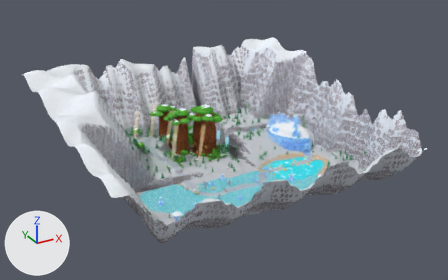
What one commit did to the Blender file tracks-src/snowy_summit.blend.
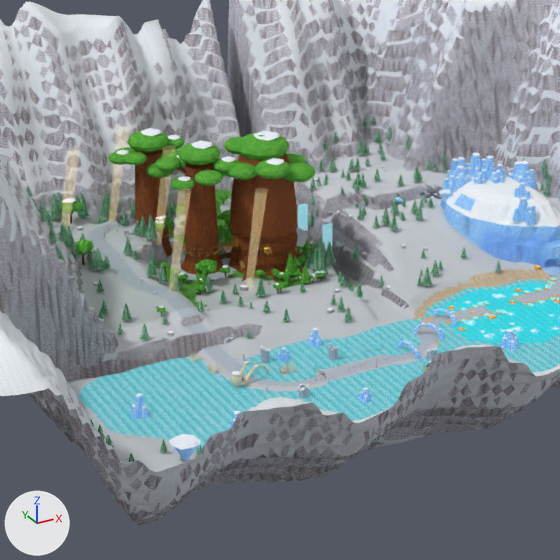
Old and new are each drawn whole from a 50 mm camera at (-909.0, -1740.0, 968.0) aimed at (30.0, -33.0, 115.0) and again close up on the part from 25% to 69% of the width and 21% to 91% of the height. The axes (+X, +Y, +Z) are drawn at lower left. The lights are the same throughout. The last two pictures show the newer version.

Before the edit, the objects in view are built like this:
```python
ob_bridges_visual__1_1 = bpy.data.objects.new('Bridges visual -1 1', me_prop_flag_pole_4_015)
ob_bridges_visual__1_1.location = (-78.0, 169.0, 44.0)
ob_crown_36_125 = bpy.data.objects.new('Crown 36 125', me_crown_36_125)
ob_crown_36_125.location = (0.0, 0.0, 0.0)
ob_crown__40_151 = bpy.data.objects.new('Crown -40 151', me_crown__40_151)
ob_crown__40_151.location = (0.0, 0.0, 0.0)
ob_crown__78_223 = bpy.data.objects.new('Crown -78 223', me_crown__78_223)
ob_crown__78_223.location = (0.0, 0.0, 0.0)
ob_giant_tree__78_223 = bpy.data.objects.new('Giant Tree -78 223', me_giant_tree__78_223)
ob_giant_tree__78_223.location = (0.0, 0.0, 0.0)
ob_great_tree_trunk = bpy.data.objects.new('Great Tree Trunk', me_great_tree_trunk)
ob_great_tree_trunk.location = (0.0, 0.0, 0.0)
ob_pines_visual_1_0 = bpy.data.objects.new('Pines visual 1 0', me_prop_pine_3_11_snow_038)
ob_pines_visual_1_0.location = (207.0, 11.0, 23.0)
ob_pines_visual_1_0.rotation_euler = (0.0, 0.0, 4.636)  # degrees (0, 0, 266)
ob_pines_visual_1_0.scale = (1.05, 1.05, 1.05)
ob_ruins_both__1__1 = bpy.data.objects.new('Ruins both -1 -1', me_prop_tusk_gate_36_15)
ob_ruins_both__1__1.location = (-114.0, -132.0, -1.0)
ob_ruins_both__1__1.rotation_euler = (0.0, 0.0, 0.467)  # degrees (0, 0, 27)
# also in view: 'Forest visual -1 0' at (-84.0, 91.0, 34.0); 'Caves visual 2 0' at (360.0, 75.0, 62.0); 'Land' at (0.0, 0.0, 149.0); 'Hot Springs' at (261.0, -142.0, 0.0); 'Forest visual -2 0' at (-218.0, 97.0, 77.0)
```
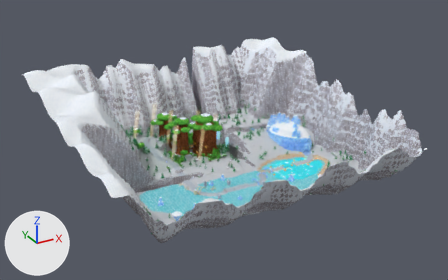
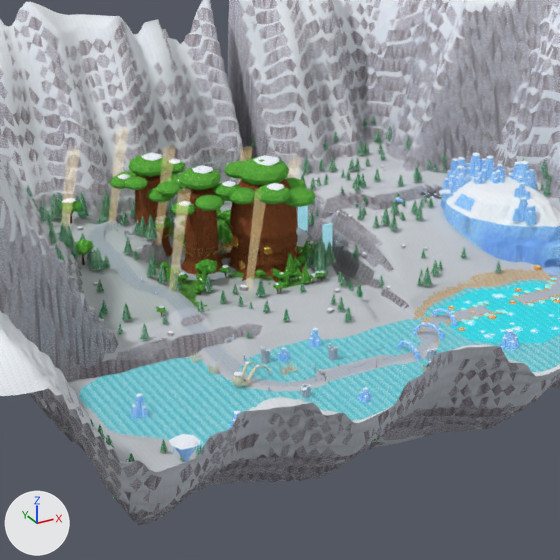
Pixel boxes (x1, y1, x2, y2) of what changed, in the close-ups (560 x 560 px; the box of a moved part takes in the faces that stretch with it):
'Crown -40 151', moved
    before: (155, 141, 240, 190)
    after: (156, 165, 240, 215)
'Great Tree Trunk', reshaped (26% shorter)
    before: (230, 153, 298, 253)
    after: (230, 179, 297, 253)
'Crown -78 223', moved
    before: (108, 128, 185, 178)
    after: (109, 153, 185, 202)
'Crown 36 125', deleted (green)
    before: (218, 131, 316, 182)
    faces in mat_kp_thawed_canopy: (218, 132, 316, 182)
    faces in mat_kp_sunny_snow: (237, 131, 284, 165)
'Crown 35 125', added (green)
    after: (219, 155, 316, 207)
    faces in mat_kp_thawed_canopy: (219, 157, 316, 207)
    faces in mat_kp_sunny_snow: (236, 155, 284, 190)
'Giant Tree -78 223', reshaped (23% shorter)
    before: (134, 149, 175, 257)
    after: (134, 174, 175, 257)
'Ruins both -1 -1', moved, turned
    before: (189, 334, 338, 387)
    after: (189, 335, 338, 387)
part 1 of me_great_tree_trunk, moved or reshaped
    before: (230, 153, 297, 235)
    after: (230, 179, 297, 235)
part 2 of me_giant_tree__78_223, moved or reshaped
    before: (135, 149, 167, 219)
    after: (135, 174, 167, 219)

Edits to the bpy script that builds the scene:
```text
Change me_great_tree_trunk:
    used by ob_great_tree_trunk; location = (0.0, 0.0, 0.0)
    remove me_great_tree_trunk.from_pydata(...)  # 432 vertices, 323 faces; spans x -7.0..80.0, y 82.0..169.0, z 9.0..168.0
    add me_great_tree_trunk.from_pydata(...)  # 432 vertices, 323 faces; spans x -8.0..79.0, y 82.0..169.0, z 9.0..127.0
    me_great_tree_trunk part 1: the loose piece of 240 vertices spanning x -7.0..80.0, y 82.0..169.0, z 64.0..168.0 is scaled about its middle by (1, 1, 0.607), then moved by (0.0, 0.0, -20.0)
Change me_giant_tree__78_223:
    used by ob_giant_tree__78_223; location = (0.0, 0.0, 0.0)
    remove me_giant_tree__78_223.from_pydata(...)  # 392 vertices, 323 faces; spans x -112.0..-46.0, y 191.0..257.0, z -6.0..152.0
    add me_giant_tree__78_223.from_pydata(...)  # 392 vertices, 323 faces; spans x -112.0..-46.0, y 191.0..257.0, z -6.0..118.0
    me_giant_tree__78_223 part 2: all 84 vertices in x -98.0..-59.0, y 204.0..244.0, z 100.0..152.0 are scaled about their middle by (1.05, 1.05, 0.6), then moved by (0.0, 0.0, -24.0)
Change me_crown__40_151:
    used by ob_crown__40_151; location = (0.0, 0.0, 0.0)
    remove me_crown__40_151.from_pydata(...)  # 510 vertices, 818 faces; spans x -93.7..11.4, y 97.7..200.6, z 117.6..178.5
    add me_crown__40_151.from_pydata(...)  # 510 vertices, 818 faces; spans x -93.7..11.4, y 97.7..200.6, z 84.0..144.9
    me_crown__40_151 part 3: the whole mesh is moved by (0.0, 0.0, -33.6)
Change me_crown__78_223:
    used by ob_crown__78_223; location = (0.0, 0.0, 0.0)
    remove me_crown__78_223.from_pydata(...)  # 510 vertices, 818 faces; spans x -129.4..-26.4, y 169.4..276.4, z 117.6..178.5
    add me_crown__78_223.from_pydata(...)  # 510 vertices, 818 faces; spans x -129.4..-26.4, y 169.4..276.4, z 84.0..144.9
    me_crown__78_223 part 4: the whole mesh is moved by (0.0, 0.0, -33.6)
Add me_crown_35_125:
    me_crown_35_125.from_pydata(...)  # 510 vertices, 818 faces; spans x -23.7..94.7, y 54.7..192.0, z 83.4..151.7
    # faces by material slot: [98, 640, 80]
    me_crown_35_125.materials.append(mat_kp_giant_bark)
    me_crown_35_125.materials.append(mat_kp_thawed_canopy)
    me_crown_35_125.materials.append(mat_kp_sunny_snow)
Remove ob_crown_36_125:
    ob_crown_36_125 = bpy.data.objects.new('Crown 36 125', me_crown_36_125)
    ob_crown_36_125.location = (0.0, 0.0, 0.0)
Change ob_bridges_visual__1_1:
    ob_bridges_visual__1_1.location: (-78.0, 169.0, 44.0) -> (-77.0, 170.0, 44.0)
Change ob_ruins_both__1__1:
    ob_ruins_both__1__1.location: (-114.0, -132.0, -1.0) -> (-113.0, -134.0, -1.0)
    ob_ruins_both__1__1.rotation_euler: (0.0, 0.0, 0.467) -> (0.0, 0.0, 0.501)  # degrees (0, 0, 27) -> degrees (0, 0, 29)
Add ob_crown_35_125:
    ob_crown_35_125 = bpy.data.objects.new('Crown 35 125', me_crown_35_125)
    ob_crown_35_125.location = (0.0, 0.0, 0.0)
```
